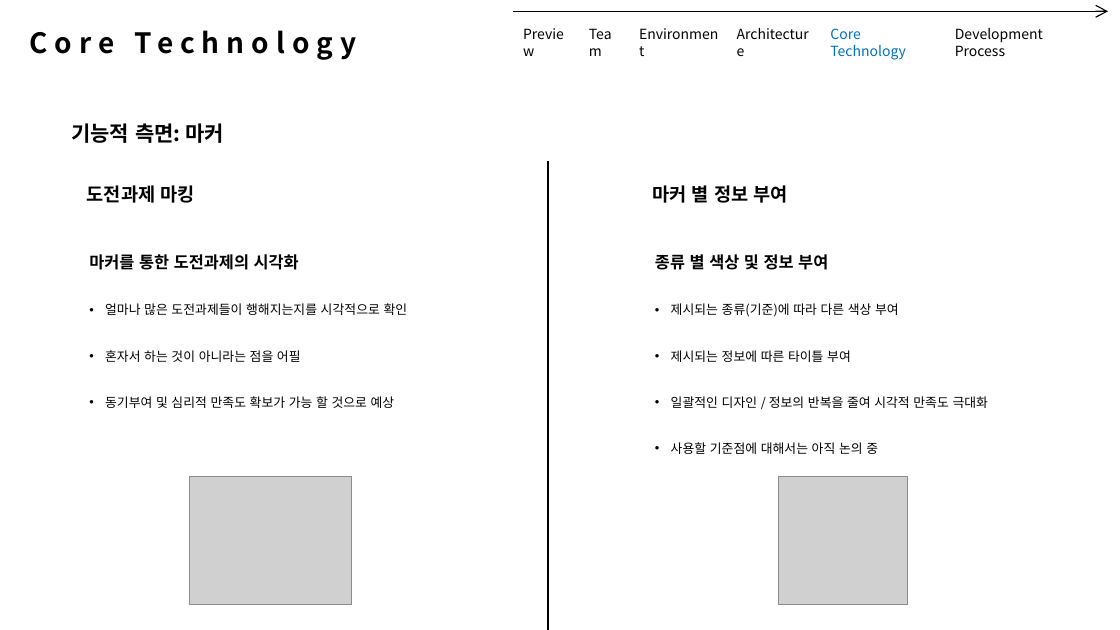
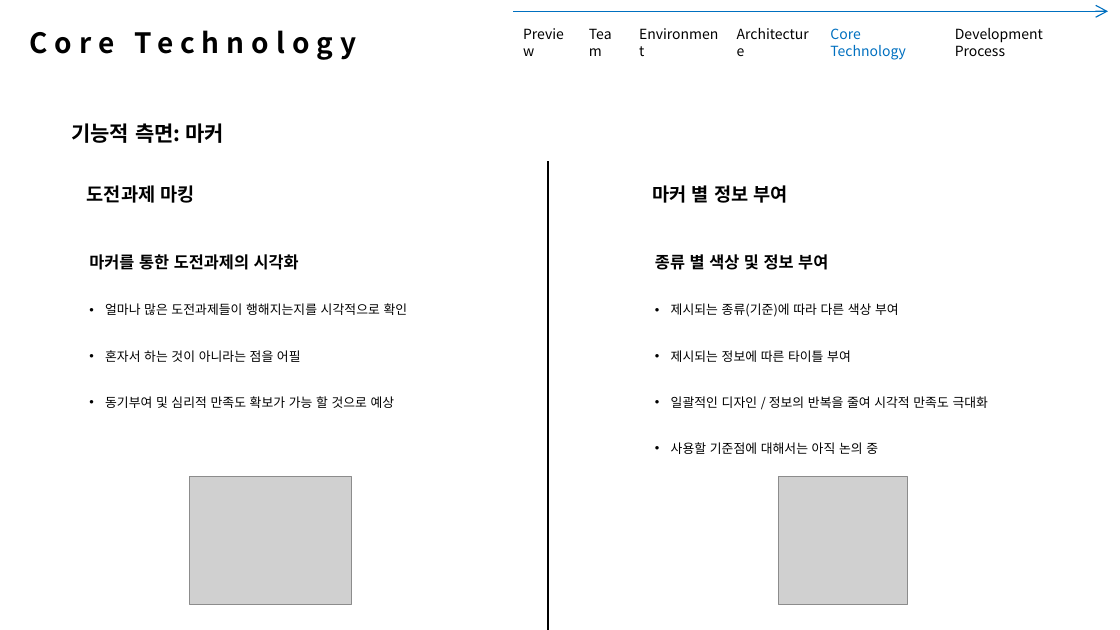
Before and after one commit to VanSubstance/doubleSlash_06, a slide deck: slide 8 of Datas/개발 발표안 1차.pptx. Drawn at 1120x630 pixels with LibreOffice and Linux fonts; fonts in the diff are those of the drawing; grey boxes stand for pictures. Boxes give left, top, right and bottom in pixels: in the first picture for what was removed or moved away, otherwise in the second. Text is boxed around its words. In the diff, an @@ line names an element or a change of style, - is before the commit and + after.

```diff
--- a/Datas/개발 발표안 1차.pptx
+++ b/Datas/개발 발표안 1차.pptx
@@ arrow (513, 11) - (1108, 11): stroke #000000 1 pt to #005EA2 1 pt @@
```
Also in this commit, not shown: 8 other slides changed, 1 slide removed.
